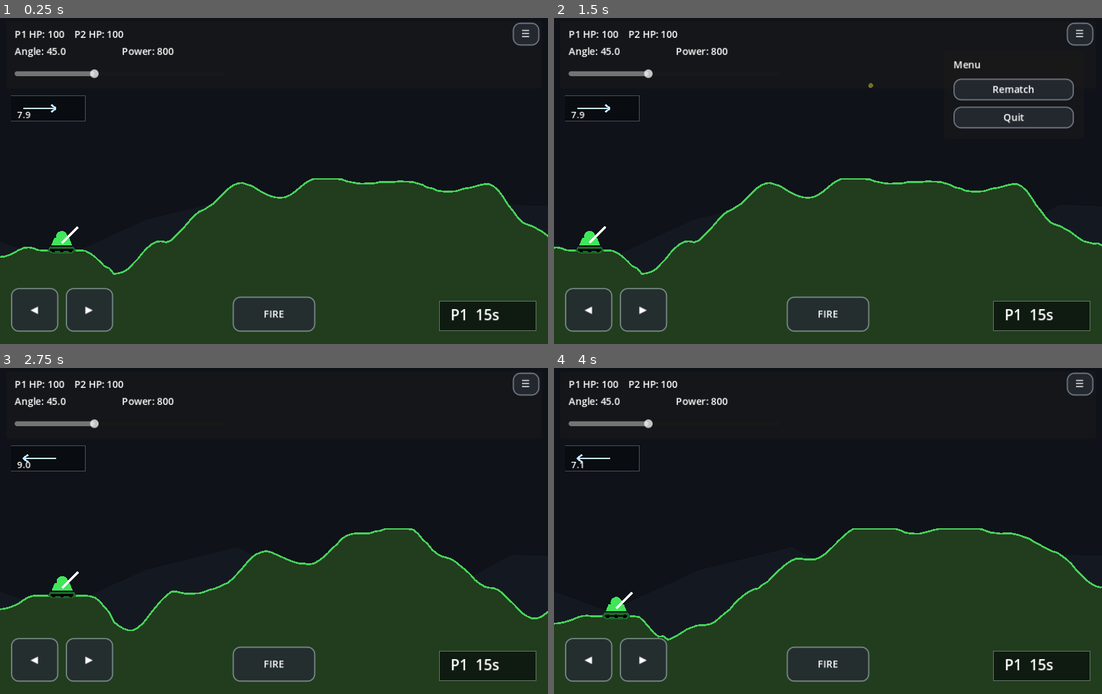
Above: before the commit, frames 1-4 (two rows, left to right).
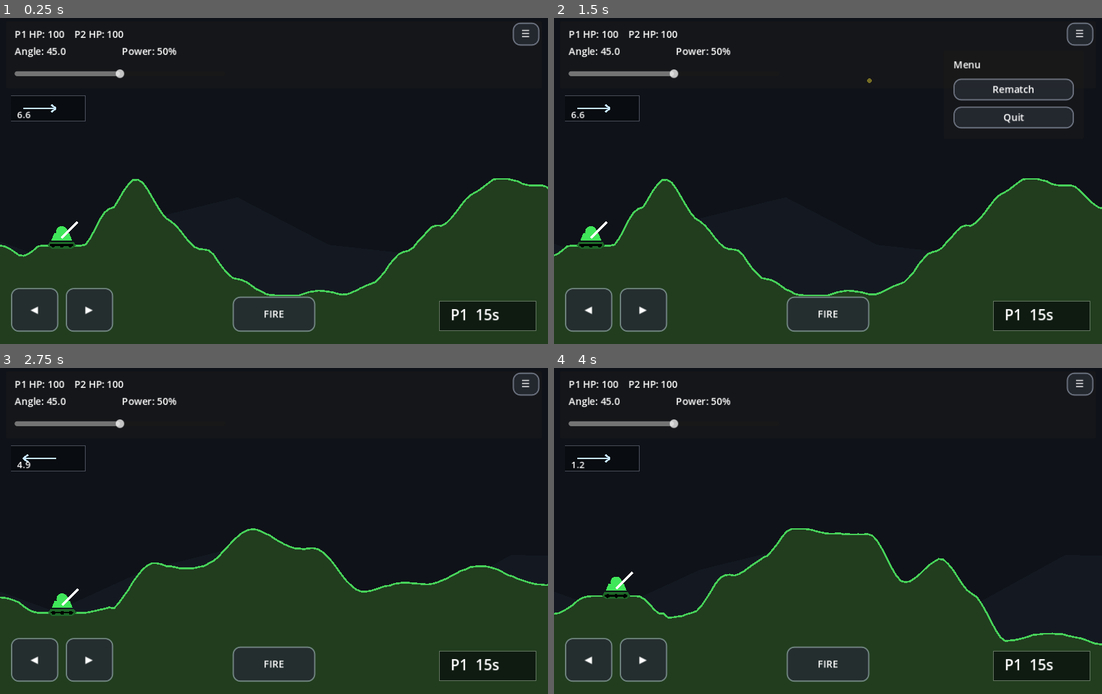
Above: after the commit, the same moments.

Repository: nwrowe/tilt-tanks
Game: Godot game, scene res://scenes/Main.tscn
Same seed, same stepped clock (60 frames per second), same inputs: the game is played once before the commit and once after it.
Inputs:
- Up to frame 1 (0.25 s): no input
- Up to frame 2 (1.5 s): click "FIRE" at 0.5 s; click "☰" at 1.25 s
- Up to frame 3 (2.75 s): tap Enter (ui_accept) at 2, 2.27 s; hold Right from 2.03 s (still down); hold R from 2.03 s (still down)
- Up to frame 4 (4 s): release Right at 2.78 s; release R at 2.78 s; hold Down 2.78-3.53 s; tap Space at 2.85 s; tap Enter (ui_accept) at 3.02 s; hold Right from 3.53 s (still down); hold R from 3.53 s (still down)

The runs differ from the first frame. In frame 1, 17% of the frame differs, in the area x 0-100%, y 9-86%; in frame 2, 18%; in frame 3, 9.3%; in frame 4, 13%.

Commit message:
Point scene to mobile script

Diff:
--- a/scenes/Main.tscn
+++ b/scenes/Main.tscn
@@ -1,6 +1,6 @@
 [gd_scene load_steps=2 format=3 uid="uid://tilttanksmain"]
 
-[ext_resource type="Script" path="res://scripts/Main.gd" id="1_main"]
+[ext_resource type="Script" path="res://scripts/MainMobile.gd" id="1_main"]
 
 [node name="Main" type="Node2D"]
 script = ExtResource("1_main")
@@ -40,24 +40,24 @@
 offset_top = 38.0
 offset_right = 360.0
 offset_bottom = 62.0
-text = "Power: 500"
+text = "Power: 50 percent"
 
 [node name="PowerSlider" type="HSlider" parent="UI/Panel"]
 offset_left = 14.0
 offset_top = 72.0
 offset_right = 360.0
 offset_bottom = 100.0
-min_value = 100.0
-max_value = 900.0
-step = 5.0
-value = 500.0
+min_value = 0.0
+max_value = 100.0
+step = 1.0
+value = 50.0
 
 [node name="FireButton" type="Button" parent="UI/Panel"]
 offset_left = 380.0
 offset_top = 38.0
 offset_right = 500.0
 offset_bottom = 100.0
-text = "FIRE"
+text = "SHOOT"
 
 [node name="ResetButton" type="Button" parent="UI/Panel"]
 offset_left = 516.0
